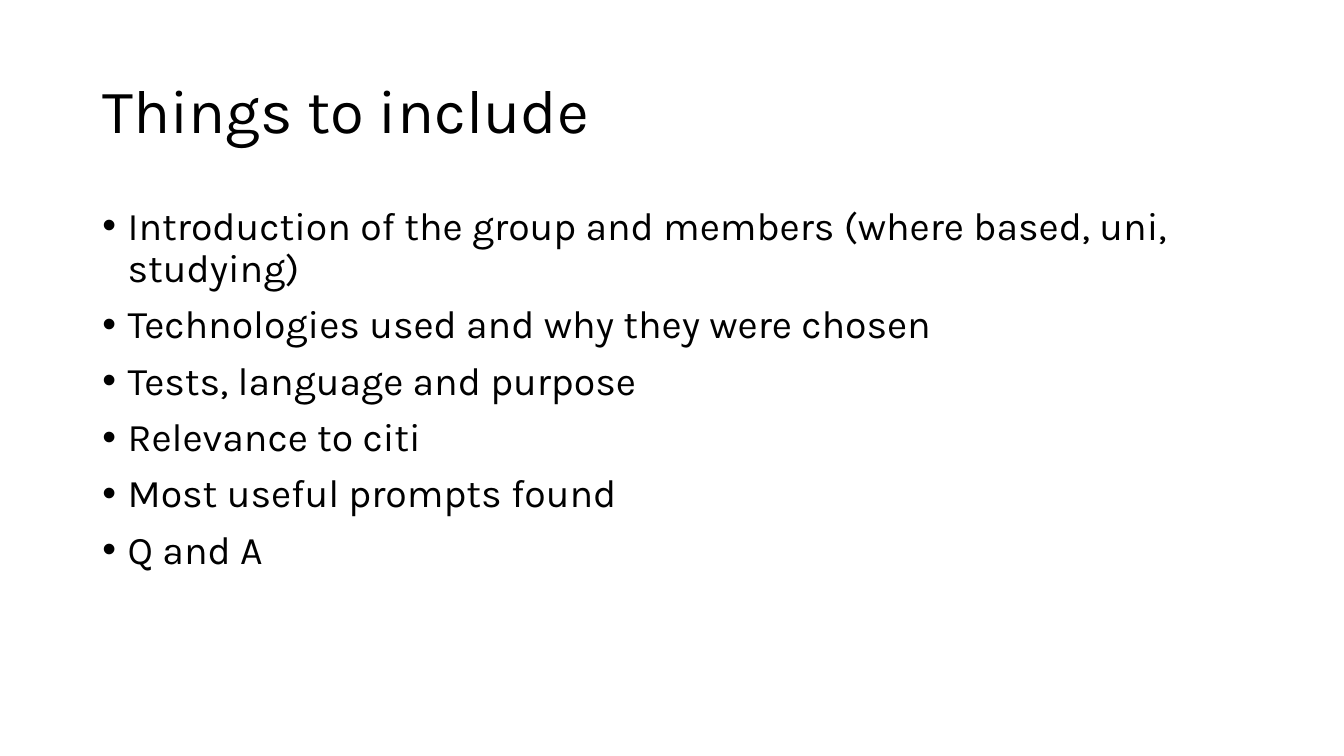
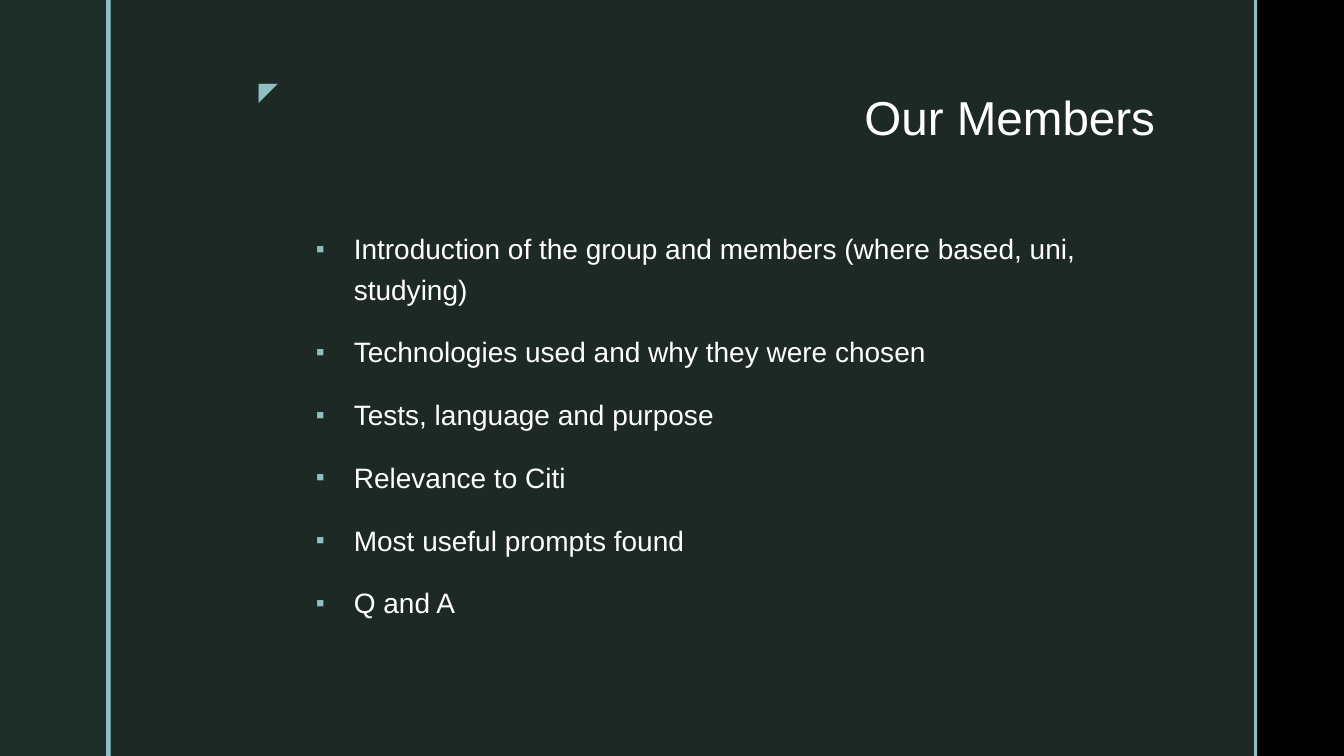
Before and after one commit to fdoorish/CoinPilot, a slide deck: slide 2 of Coin Pilot Presentation.pptx. Drawn at 1344x756 pixels with LibreOffice and Linux fonts; fonts in the diff are those of the drawing; background and template pictures are left out. Boxes give left, top, right and bottom in pixels: in the first picture for what was removed or moved away, otherwise in the second. Text is boxed around its words. In the diff, an @@ line names an element or a change of style, - is before the commit and + after.

Commit message:
Add files via upload
final ppt

```diff
--- a/Coin Pilot Presentation.pptx
+++ b/Coin Pilot Presentation.pptx
@@ background #FFFFFF to picture (left out) @@
@@ rectangle added at (x1=0, y1=0, x2=106, y2=756), fill #1F2D29 @@
@@ rectangle added at (x1=106, y1=0, x2=111, y2=756), fill #8EC0C1 @@
@@ rectangle added at (x1=111, y1=0, x2=1254, y2=756), fill #1F2D29 at 92% opacity @@
@@ rectangle added at (x1=1254, y1=0, x2=1257, y2=756), fill #8EC0C1 @@
@@ text added at (x1=242, y1=71, x2=287, y2=111), 18 pt, text #8EC0C1 @@
+◤
@@ title "Our Members" at (x1=864, y1=100, x2=1155, y2=136): vertical alignment middle to top @@
@@ title at (x1=864, y1=100, x2=1155, y2=136): text changed; size 44 to 34 pt; font Karla to Arial; text colour #000000 to #FFFFFF @@
-Things to include
+Our Members
@@ text "Introduction of the group and ..." moved from (x1=128, y1=211, x2=1166, y2=571) to (x1=354, y1=238, x2=1075, y2=618) @@
@@ text "Introduction of the group and ..." at (x1=354, y1=238, x2=1075, y2=618): vertical alignment top to middle @@
@@ text at (x1=354, y1=238, x2=1075, y2=618): size 28 to 20 pt, font Karla to Arial, text colour #000000 to #FFFFFF; bullet • to ▪; line spacing 0.9 to 1.2; more space between paragraphs @@
@@ text at (x1=354, y1=467, x2=565, y2=489): text changed; size 28 to 20 pt; font Karla to Arial; text colour #000000 to #FFFFFF @@
-• Relevance to citi
+▪ Relevance to Citi
```
Also in this commit, not shown: 1 other slide changed, 6 slides added.
